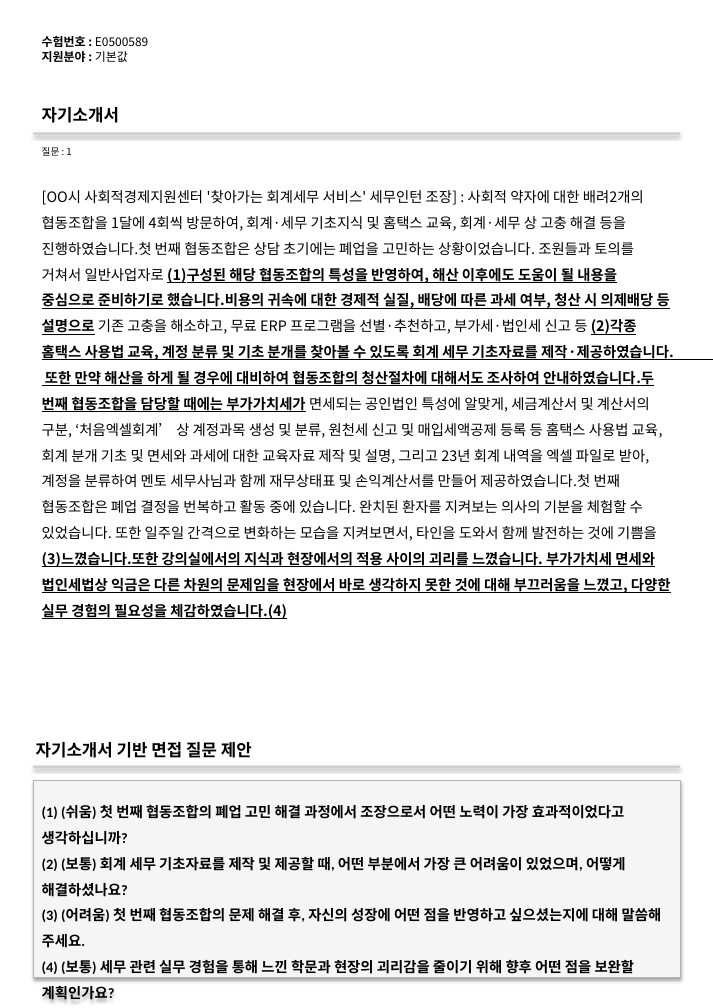
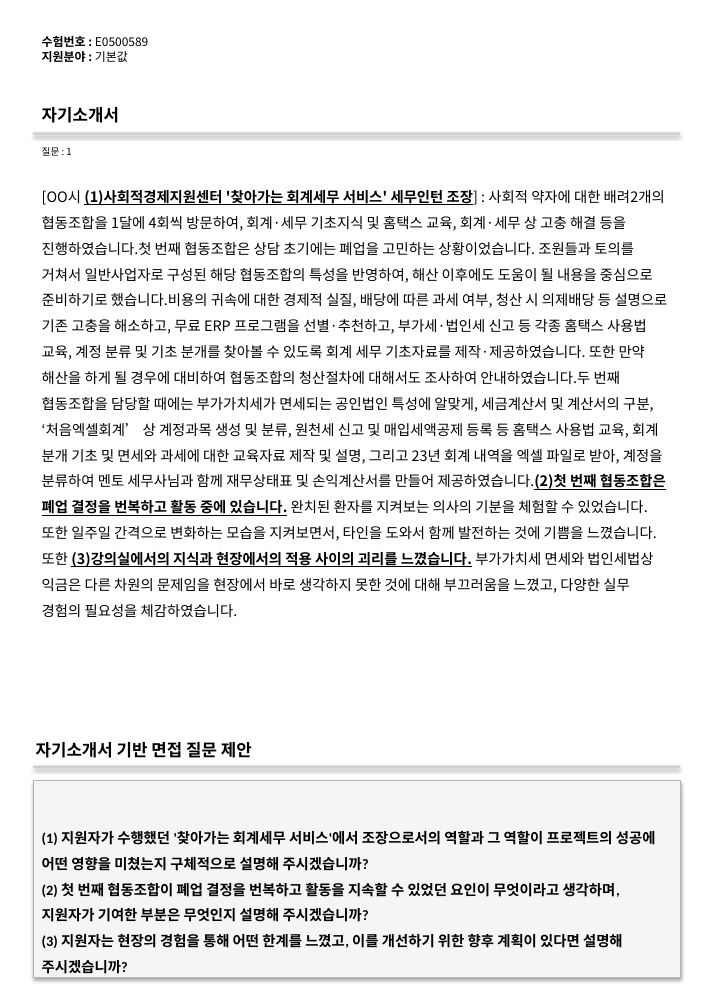
Before and after one commit to DaeGul2/isbr-auto-questionnaire, a slide deck: slide 3 of flask-server/outputs/output.pptx. Drawn at 713x1008 pixels with LibreOffice and Linux fonts; fonts in the diff are those of the drawing. Boxes give left, top, right and bottom in pixels: in the first picture for what was removed or moved away, otherwise in the second. Text is boxed around its words. In the diff, an @@ line names an element or a change of style, - is before the commit and + after.

Commit message:
프롬프트 및 파싱방법수정
원본 근거 텍스트 뱉고 그거 기반으로 인덱스검색

```diff
--- a/flask-server/outputs/output.pptx
+++ b/flask-server/outputs/output.pptx
@@ text at [42,190,668,617]: text changed @@
-[OO시 사회적경제지원센터 '찾아가는 회계세무 서비스' 세무인턴 조장] : 사회적 약자에 대한 배려2개의 협동조합을 1달에 4회씩 방문하여, 회계·세무 기초지식 및 홈택스 교육, 회계·세무 상 고충 해결 등을 진행하였습니다.첫 번째 협동조합은 상담 초기에는 폐업을 고민하는 상황이었습니다. 조원들과 토의를 거쳐서 일반사업자로 (1)구성된 해당 협동조합의 특성을 반영하여, 해산 이후에도 도움이 될 내용을 중심으로 준비하기로 했습니다.비용의 귀속에 대한 경제적 실질, 배당에 따른 과세 여부, 청산 시 의제배당 등 설명으로 기존 고충을 해소하고, 무료 ERP 프로그램을 선별·추천하고, 부가세·법인세 신고 등 (2)각종 홈택스 사용법 교육, 계정 분류 및 기초 분개를 찾아볼 수 있도록 회계 세무 기초자료를 제작·제공하였습니다. 또한 만약 해산을 하게 될 경우에 대비하여 협동조합의 청산절차에 대해서도 조사하여 안내하였습니다.두 번째 협동조합을 담당할 때에는 부가가치세가 면세되는 공인법인 특성에 알맞게, 세금계산서 및 계산서의 구분, ‘처음엑셀회계’ 상 계정과목 생성 및 분류, 원천세 신고 및 매입세액공제 등록 등 홈택스 사용법 교육, 회계 분개 기초 및 면세와 과세에 대한 교육자료 제작 및 설명, 그리고 23년 회계 내역을 엑셀 파일로 받아, 계정을 분류하여 멘토 세무사님과 함께 재무상태표 및 손익계산서를 만들어 제공하였습니다.첫 번째 협동조합은 폐업 결정을 번복하고 활동 중에 있습니다. 완치된 환자를 지켜보는 의사의 기분을 체험할 수 있었습니다. 또한 일주일 간격으로 변화하는 모습을 지켜보면서, 타인을 도와서 함께 발전하는 것에 기쁨을 (3)느꼈습니다.또한 강의실에서의 지식과 현장에서의 적용 사이의 괴리를 느꼈습니다. 부가가치세 면세와 법인세법상 익금은 다른 차원의 문제임을 현장에서 바로 생각하지 못한 것에 대해 부끄러움을 느꼈고, 다양한 실무 경험의 필요성을 체감하였습니다.(4)
+[OO시 (1)사회적경제지원센터 '찾아가는 회계세무 서비스' 세무인턴 조장] : 사회적 약자에 대한 배려2개의 협동조합을 1달에 4회씩 방문하여, 회계·세무 기초지식 및 홈택스 교육, 회계·세무 상 고충 해결 등을 진행하였습니다.첫 번째 협동조합은 상담 초기에는 폐업을 고민하는 상황이었습니다. 조원들과 토의를 거쳐서 일반사업자로 구성된 해당 협동조합의 특성을 반영하여, 해산 이후에도 도움이 될 내용을 중심으로 준비하기로 했습니다.비용의 귀속에 대한 경제적 실질, 배당에 따른 과세 여부, 청산 시 의제배당 등 설명으로 기존 고충을 해소하고, 무료 ERP 프로그램을 선별·추천하고, 부가세·법인세 신고 등 각종 홈택스 사용법 교육, 계정 분류 및 기초 분개를 찾아볼 수 있도록 회계 세무 기초자료를 제작·제공하였습니다. 또한 만약 해산을 하게 될 경우에 대비하여 협동조합의 청산절차에 대해서도 조사하여 안내하였습니다.두 번째 협동조합을 담당할 때에는 부가가치세가 면세되는 공인법인 특성에 알맞게, 세금계산서 및 계산서의 구분, ‘처음엑셀회계’ 상 계정과목 생성 및 분류, 원천세 신고 및 매입세액공제 등록 등 홈택스 사용법 교육, 회계 분개 기초 및 면세와 과세에 대한 교육자료 제작 및 설명, 그리고 23년 회계 내역을 엑셀 파일로 받아, 계정을 분류하여 멘토 세무사님과 함께 재무상태표 및 손익계산서를 만들어 제공하였습니다.(2)첫 번째 협동조합은 폐업 결정을 번복하고 활동 중에 있습니다. 완치된 환자를 지켜보는 의사의 기분을 체험할 수 있었습니다. 또한 일주일 간격으로 변화하는 모습을 지켜보면서, 타인을 도와서 함께 발전하는 것에 기쁨을 느꼈습니다.또한 (3)강의실에서의 지식과 현장에서의 적용 사이의 괴리를 느꼈습니다. 부가가치세 면세와 법인세법상 익금은 다른 차원의 문제임을 현장에서 바로 생각하지 못한 것에 대해 부끄러움을 느꼈고, 다양한 실무 경험의 필요성을 체감하였습니다.
@@ text in rectangle at [42,831,656,974]: text changed @@
-(1) (쉬움) 첫 번째 협동조합의 폐업 고민 해결 과정에서 조장으로서 어떤 노력이 가장 효과적이었다고 생각하십니까?
-(2) (보통) 회계 세무 기초자료를 제작 및 제공할 때, 어떤 부분에서 가장 큰 어려움이 있었으며, 어떻게 해결하셨나요?
-(3) (어려움) 첫 번째 협동조합의 문제 해결 후, 자신의 성장에 어떤 점을 반영하고 싶으셨는지에 대해 말씀해 주세요.
-(4) (보통) 세무 관련 실무 경험을 통해 느낀 학문과 현장의 괴리감을 줄이기 위해 향후 어떤 점을 보완할 계획인가요?
+(1) 지원자가 수행했던 '찾아가는 회계세무 서비스'에서 조장으로서의 역할과 그 역할이 프로젝트의 성공에 어떤 영향을 미쳤는지 구체적으로 설명해 주시겠습니까?
+(2) 첫 번째 협동조합이 폐업 결정을 번복하고 활동을 지속할 수 있었던 요인이 무엇이라고 생각하며, 지원자가 기여한 부분은 무엇인지 설명해 주시겠습니까?
+(3) 지원자는 현장의 경험을 통해 어떤 한계를 느꼈고, 이를 개선하기 위한 향후 계획이 있다면 설명해 주시겠습니까?
```
Also in this commit, not shown: 15 other slides changed, 180 slides removed, 11 other files.
